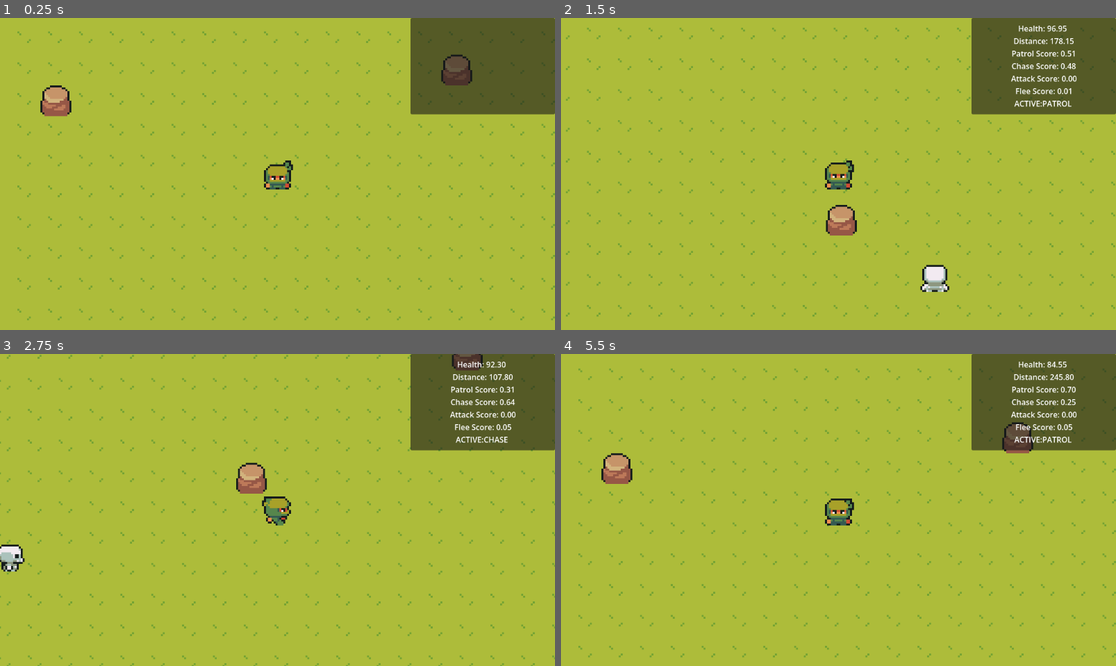
Above: before the commit, frames 1-4 (two rows, left to right).
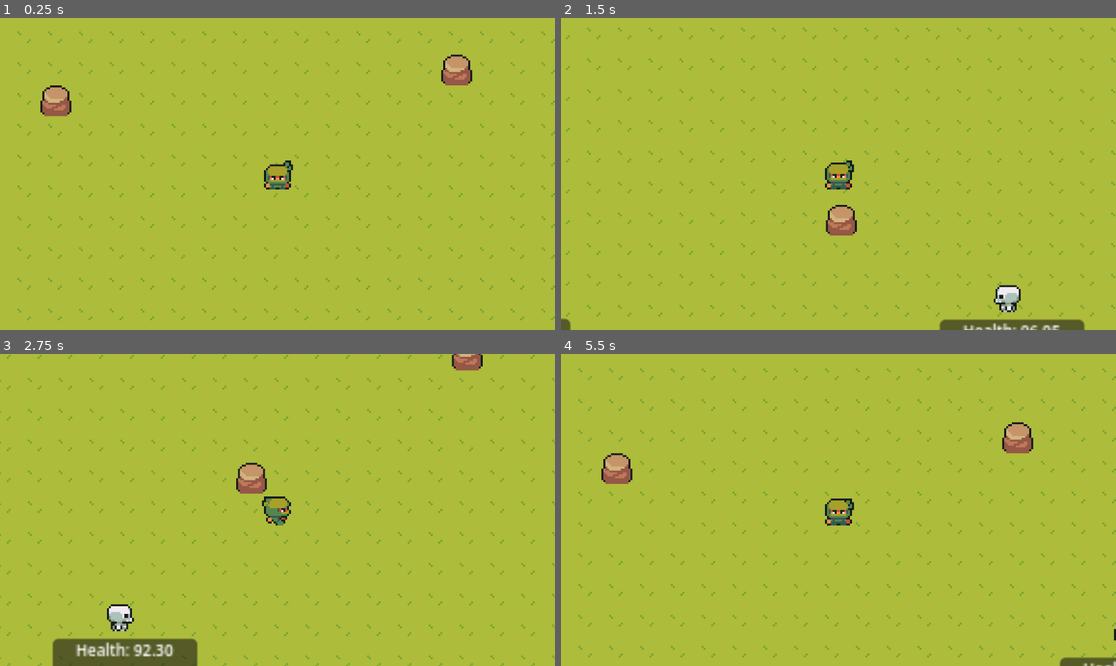
Above: after the commit, the same moments.

Repository: pinkCastle2204/sentient-shadow
Game: Godot game, scene res://scenes/main.tscn
The game is run twice, just before and just after one commit, with the same random seed, the same clock (stepped at 60 frames per second) and the same inputs.
Inputs:
- Up to frame 1 (0.25 s): no input
- Up to frame 2 (1.5 s): tap Enter at 0.5 s; hold Right (walk_right) 0.53-1.28 s; hold Down (walk_down) from 1.28 s (still down)
- Up to frame 3 (2.75 s): release Down (walk_down) at 2.03 s; hold Right (walk_right) from 2.03 s (still down)
- Up to frame 4 (5.5 s): release Right (walk_right) at 2.78 s; hold Up (walk_up) 2.78-3.53 s; hold Left (walk_left) 3.53-5.03 s; hold Down (walk_down) from 5.03 s (still down)

The runs differ from the first frame. In frame 1, 8.0% of the frame differs, in the area x 73-100%, y 0-31%; in frame 2, 9.8%; in frame 3, 11%, in the area x 0-100%, y 0-100%; in frame 4, 8.3%.

Commit message:
Added 3 enemies with personalities

Diff:
--- a/utility-ai-demo/project.godot
+++ b/utility-ai-demo/project.godot
@@ -12,7 +12,7 @@
 
 config/name="utility_ai_demo"
 run/main_scene="uid://ds7qv3jc168ti"
-config/features=PackedStringArray("4.6", "Forward Plus")
+config/features=PackedStringArray("4.7", "Forward Plus")
 config/icon="res://icon.svg"
 
 [dotnet]
--- a/utility-ai-demo/scenes/enemy.tscn
+++ b/utility-ai-demo/scenes/enemy.tscn
@@ -82,7 +82,7 @@
 "duration": 1.0,
 "texture": SubResource("AtlasTexture_c4w8v")
 }],
-"loop": true,
+"loop": 1,
 "name": &"e_walk_down",
 "speed": 5.0
 }, {
@@ -99,7 +99,7 @@
 "duration": 1.0,
 "texture": SubResource("AtlasTexture_ipns3")
 }],
-"loop": true,
+"loop": 1,
 "name": &"e_walk_left",
 "speed": 5.0
 }, {
@@ -116,7 +116,7 @@
 "duration": 1.0,
 "texture": SubResource("AtlasTexture_wtq4b")
 }],
-"loop": true,
+"loop": 1,
 "name": &"e_walk_right",
 "speed": 5.0
 }, {
@@ -133,7 +133,7 @@
 "duration": 1.0,
 "texture": SubResource("AtlasTexture_shcg2")
 }],
-"loop": true,
+"loop": 1,
 "name": &"e_walk_up",
 "speed": 5.0
 }]
@@ -141,15 +141,34 @@
 [sub_resource type="CircleShape2D" id="CircleShape2D_7p1mj"]
 radius = 9.0
 
+[sub_resource type="SystemFont" id="SystemFont_md0e3"]
+multichannel_signed_distance_field = true
+
 [node name="enemy" type="CharacterBody2D" unique_id=688529733]
 
 [node name="AnimatedSprite2D" type="AnimatedSprite2D" parent="." unique_id=2146905333]
+position = Vector2(60, 55)
 sprite_frames = SubResource("SpriteFrames_ile5s")
 animation = &"e_walk_up"
 
 [node name="CollisionShape2D" type="CollisionShape2D" parent="." unique_id=1867856042]
-position = Vector2(1, 1)
+position = Vector2(61, 56)
 shape = SubResource("CircleShape2D_7p1mj")
 
 [node name="UtilityBrain" type="Node" parent="." unique_id=2010330746]
 script = ExtResource("2_md0e3")
+
+[node name="Panel" type="Panel" parent="." unique_id=1604933053]
+offset_left = 25.0
+offset_top = 67.0
+offset_right = 100.0
+offset_bottom = 124.0
+
+[node name="Label" type="Label" parent="Panel" unique_id=1449617777]
+texture_filter = 2
+layout_mode = 0
+offset_right = 75.0
+offset_bottom = 54.0
+theme_override_fonts/font = SubResource("SystemFont_md0e3")
+theme_override_font_sizes/font_size = 8
+horizontal_alignment = 1
--- a/utility-ai-demo/scenes/main.tscn
+++ b/utility-ai-demo/scenes/main.tscn
@@ -947,28 +947,33 @@
 position = Vector2(315, 174)
 script = ExtResource("4_jyhfs")
 
-[node name="enemy" parent="." unique_id=688529733 instance=ExtResource("5_tefeu")]
-position = Vector2(610, 322)
+[node name="enemy1" parent="." unique_id=688529733 instance=ExtResource("5_tefeu")]
+position = Vector2(594, 268)
 script = ExtResource("6_o6xl0")
 
-[node name="CanvasLayer" type="CanvasLayer" parent="." unique_id=1533570305]
-
-[node name="Panel" type="Panel" parent="CanvasLayer" unique_id=1562680967]
-anchors_preset = 1
-anchor_left = 1.0
-anchor_right = 1.0
-offset_left = -300.0
-offset_bottom = 200.0
-grow_horizontal = 0
-
-[node name="Label" type="Label" parent="CanvasLayer/Panel" unique_id=1540948886]
-layout_mode = 1
-anchors_preset = 15
-anchor_right = 1.0
-anchor_bottom = 1.0
-offset_right = -3.0
-offset_bottom = -1.0
-grow_horizontal = 2
-grow_vertical = 2
-horizontal_alignment = 1
-vertical_alignment = 1
+[node name="UtilityBrain" parent="enemy1" index="2" unique_id=2010330746]
+aggression = 2.5
+cowardice = 0.3
+enemy_name = "Aggressive"
+
+[node name="enemy2" parent="." unique_id=722893995 instance=ExtResource("5_tefeu")]
+position = Vector2(197, 264)
+script = ExtResource("6_o6xl0")
+
+[node name="UtilityBrain" parent="enemy2" index="2" unique_id=2010330746]
+aggression = 0.5
+cowardice = 4.0
+enemy_name = "Coward"
+
+[node name="enemy3" parent="." unique_id=1740944799 instance=ExtResource("5_tefeu")]
+position = Vector2(933, 154)
+script = ExtResource("6_o6xl0")
+
+[node name="UtilityBrain" parent="enemy3" index="2" unique_id=2010330746]
+aggression = 1.2
+cowardice = 1.2
+enemy_name = "Balance"
+
+[editable path="enemy1"]
+[editable path="enemy2"]
+[editable path="enemy3"]
--- a/utility-ai-demo/scripts/utility_brain.gd
+++ b/utility-ai-demo/scripts/utility_brain.gd
@@ -11,10 +11,14 @@
 @export var attack_range=50.0
 @export var detect_range=350.0
 
+@export var aggression=1.0
+@export var cowardice=1.0
+@export var enemy_name="name"
+
 @onready var enemy=$".."
 @onready var player=$"../../player"
 
-@onready var label =$"../../CanvasLayer/Panel/Label"
+@onready var label =$"../Panel/Label"
 
 func _physics_process(delta):
 	timer+=delta
@@ -30,15 +34,21 @@
 
 	patrol_score=distance_normalised
 
-	chase_score=health_ratio*(1.0 - distance_normalised)
+	chase_score=health_ratio*(1.0 - distance_normalised)*aggression
 
 	attack_score=0.0
 	if distance<=attack_range:
-		attack_score=health_ratio
+		attack_score=health_ratio*aggression*1.5
 
-	flee_score=(1.0-health_ratio)*(1.0-distance_normalised)
+	flee_score=(1.0-health_ratio)*(1.0-distance_normalised)*cowardice
 
-	var highest = -1
+	if curr=="flee":
+		if distance_normalised<0.9:
+			flee_score+=1.5
+		if distance_normalised>=0.9:
+			enemy.queue_free()
+
+	var highest = patrol_score
 	var current_action = Action.Patrol
 
 	if chase_score>highest:
@@ -48,10 +58,6 @@
 	if attack_score>highest:
 		highest=attack_score
 		current_action=Action.Attack
-
-	if patrol_score>highest:
-		highest=patrol_score
-		current_action=Action.Patrol
 
 	if flee_score>highest:
 		highest=flee_score
@@ -69,18 +75,6 @@
 
 
 	label.text="Health: %.2f\n" %enemy.health
-	label.text+=" Distance: %.2f\n" %distance
-	label.text+=" Patrol Score: %.2f\n" %patrol_score
-	label.text+=" Chase Score: %.2f\n" %chase_score
-	label.text+=" Attack Score: %.2f\n" %attack_score
-	label.text+=" Flee Score: %.2f\n" %flee_score
-	label.text+="ACTIVE:" + curr.to_upper()
-
-	#print("Distance:",distance)
-	#print("Patrol score:",patrol_score)
-	#print("Chase score:",chase_score)
-	#print("Attack score:",attack_score)
-	#print("Flee score:",flee_score)
-	#print("Action:",curr)
-	#print("Health:",enemy.health)
-	#print("\n")
+	label.text+="Distance: %.2f\n" %distance
+	label.text+="Name: " + enemy_name +"\n"
+	label.text+="ACTIVE: " + curr.to_upper()
